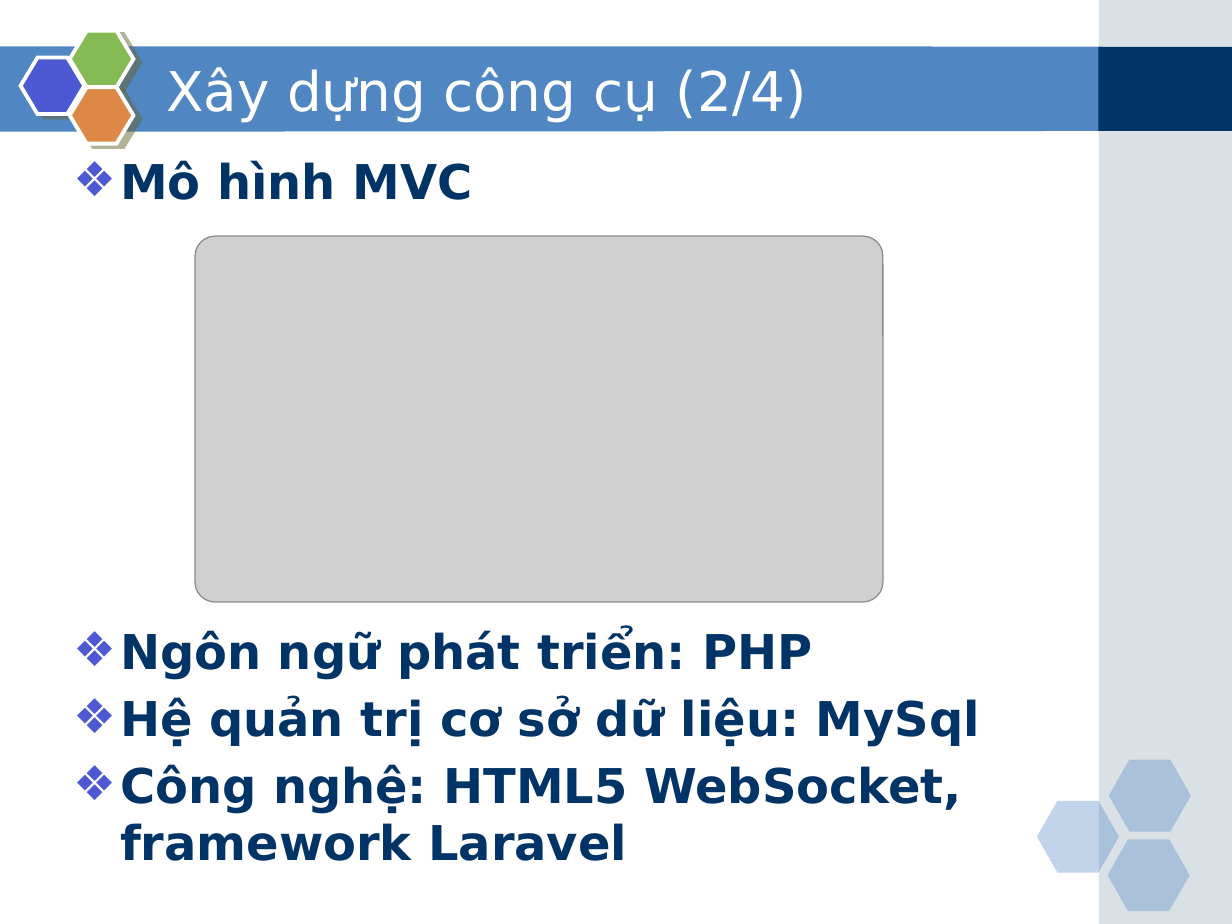
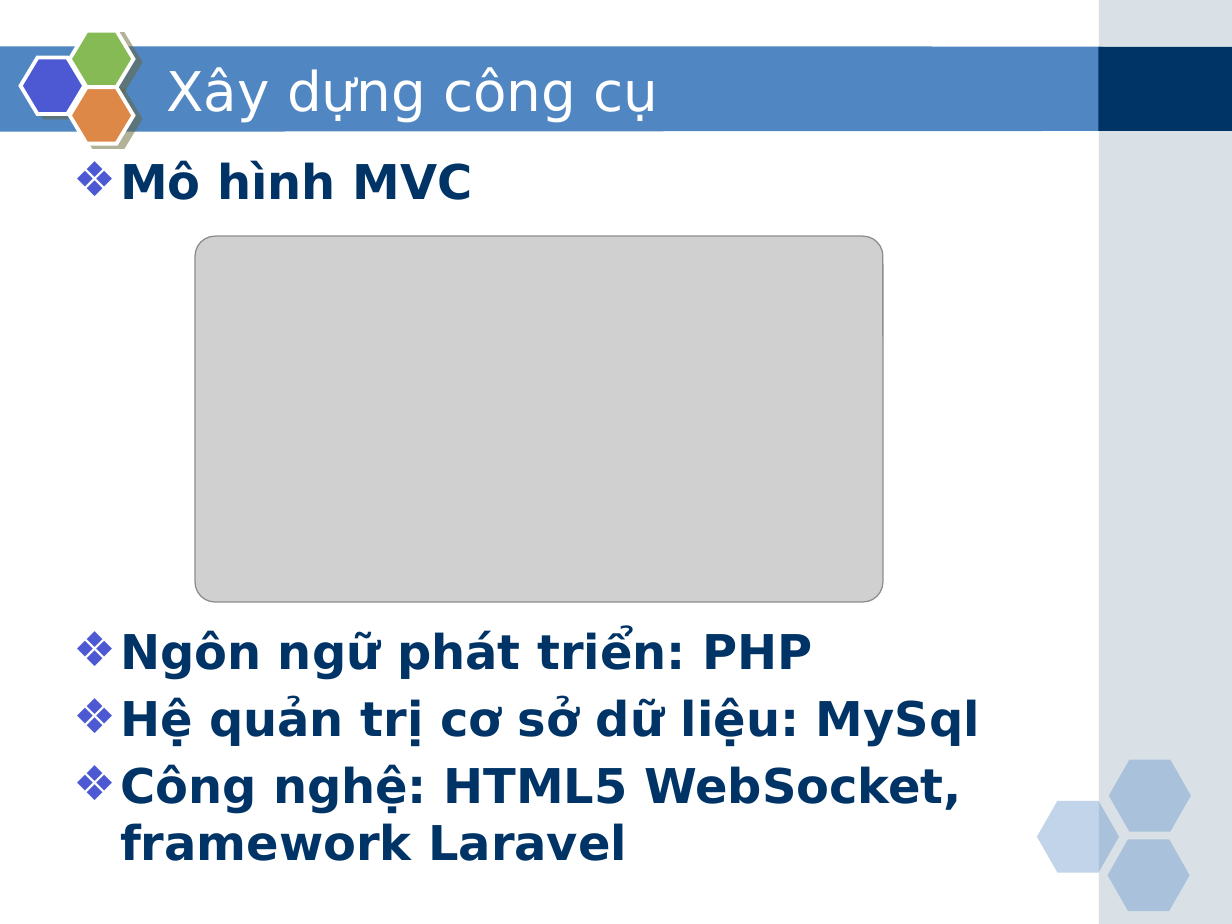
Before and after one commit to phamduong/graduation-project-agile-tool, a slide deck: slide 19 of Báo cáo/Slide bao cao.pptx. Drawn at 1232x924 pixels with LibreOffice and Linux fonts; fonts in the diff are those of the drawing; grey boxes stand for pictures. Boxes give left, top, right and bottom in pixels: in the first picture for what was removed or moved away, otherwise in the second. Text is boxed around its words. In the diff, an @@ line names an element or a change of style, - is before the commit and + after.

```diff
--- a/Báo cáo/Slide bao cao.pptx
+++ b/Báo cáo/Slide bao cao.pptx
@@ title at box(166, 67, 659, 122): text changed @@
-Xây dựng công cụ (2/4)
+Xây dựng công cụ
```
Also in this commit, not shown: 15 other slides changed, 7 other files.
